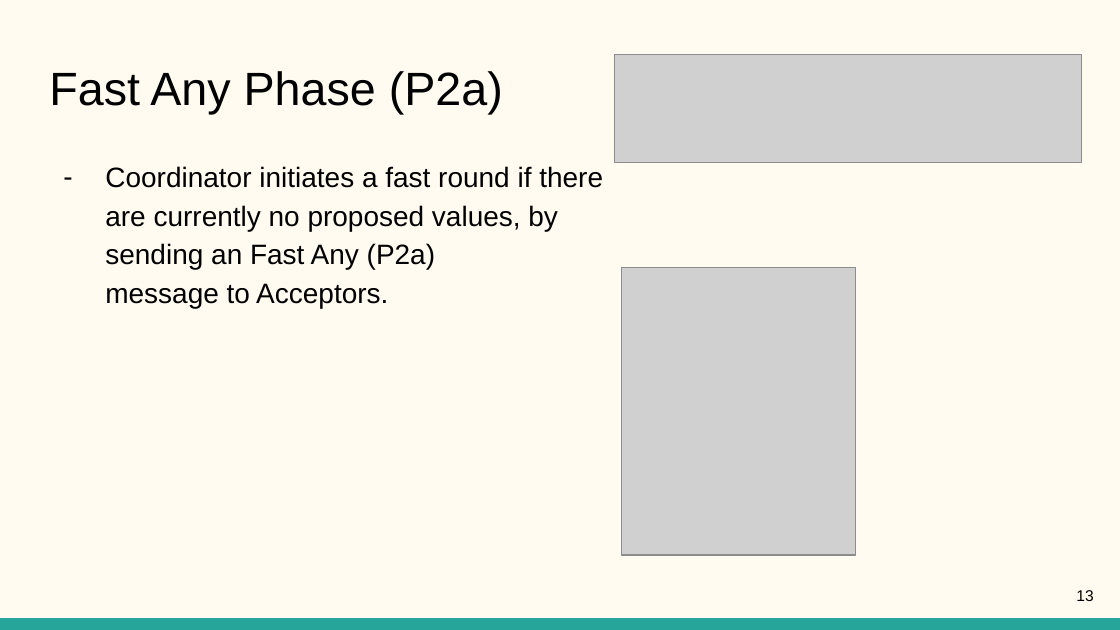
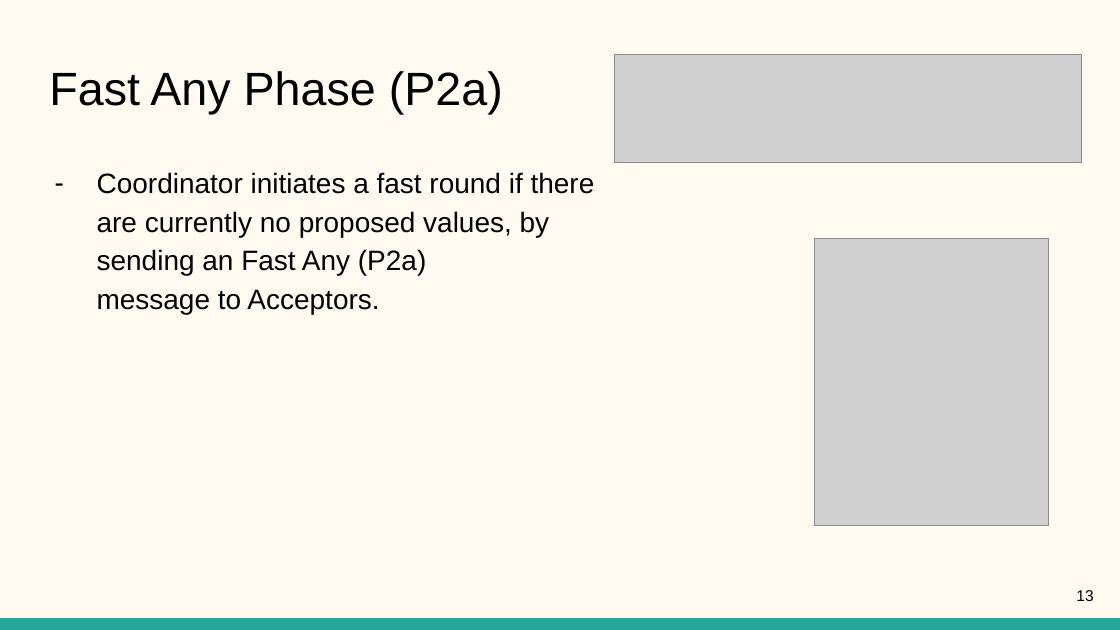
Before and after one commit to sudogandhi/CS5232-Fast-Paxos-Specification, a slide deck: slide 13 of Presentation Slides/Formal Specification of Fast Paxos in TLA+.odp. Drawn at 1120x630 pixels with LibreOffice and Linux fonts; fonts in the diff are those of the drawing; grey boxes stand for pictures. Boxes give left, top, right and bottom in pixels: in the first picture for what was removed or moved away, otherwise in the second. Text is boxed around its words. In the diff, an @@ line names an element or a change of style, - is before the commit and + after.

```diff
--- a/Presentation Slides/Formal Specification of Fast Paxos in TLA+.odp
+++ b/Presentation Slides/Formal Specification of Fast Paxos in TLA+.odp
@@ text "Coordinator initiates a fast round ...": place and size @@
-text "Coordinator initiates a fast round ..." at box(105, 166, 603, 308)
+text "Coordinator initiates a fast round ..." at box(97, 172, 595, 314)
@@ picture: place and size @@
-picture at box(622, 268, 856, 556)
+picture at box(814, 239, 1048, 526)
```
Also in this commit, not shown: 5 other files.
